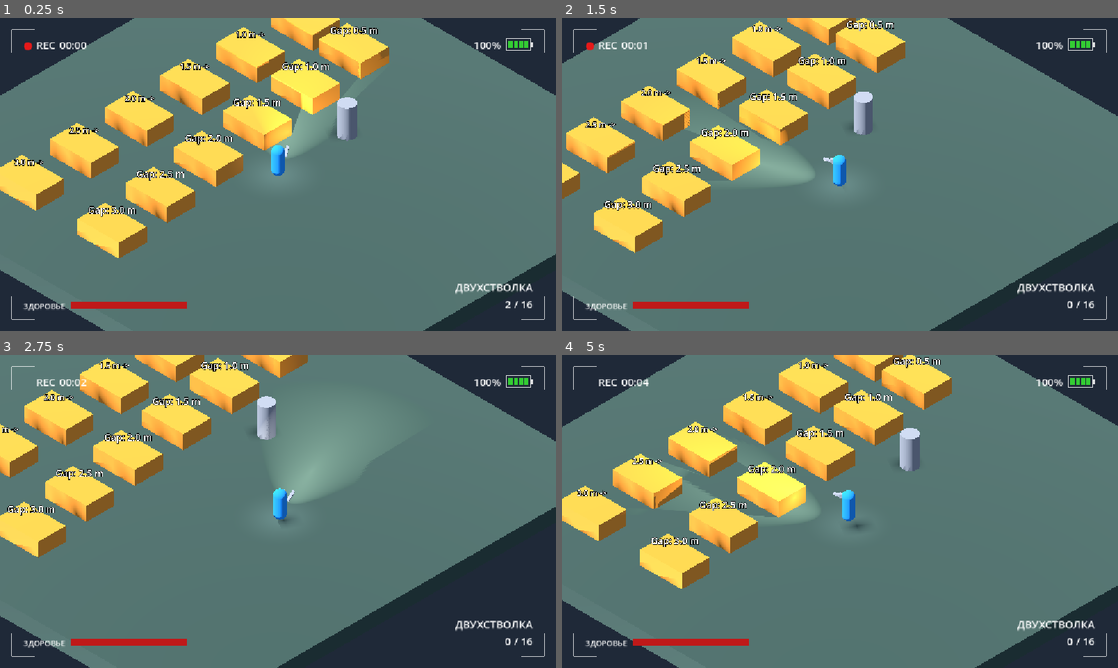
Above: before the commit, frames 1-4 (two rows, left to right).
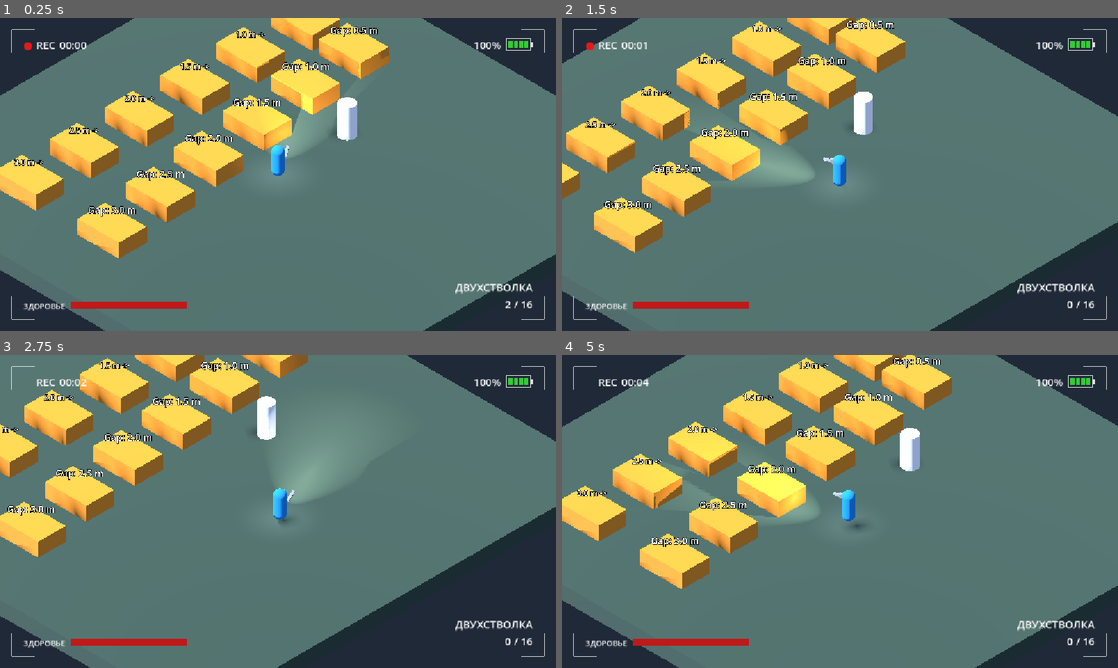
Above: after the commit, the same moments.

Repository: AnckerStudios/the-camera-game
Game: Godot game, scene res://scene/misha_v1.tscn
Two runs of this game, one before a commit and one after it. Both use one fixed random seed, a clock stepped at 60 frames per second and the inputs below.
Inputs (mouse positions are in pixels of both pictures, inside the frame that each line leads up to):
- Up to frame 1 (0.25 s): no input
- Up to frame 2 (1.5 s): move the mouse to (962, 158) at 0.52 s; hold D (move_right) 0.53-1.28 s; hold Right mouse button (alt_fire) 0.53-1.28 s; tap Space (jump) at 0.77 s; move the mouse to (728, 190) at 1.27 s; hold S (move_backward) from 1.28 s (still down); tap Shift (dash) at 1.35 s
- Up to frame 3 (2.75 s): tap Space (jump) at 1.52 s; move the mouse to (333, 442) at 2.02 s; release S (move_backward) at 2.03 s; press the mouse at (333, 442) at 2.03 s; hold D (move_right) from 2.03 s (still down)
- Up to frame 4 (5 s): move the mouse to (812, 574) at 2.77 s; release D (move_right) at 2.78 s; release the mouse at (812, 574) at 2.78 s; hold W (move_forward) 2.78-3.53 s; tap Q (weapon_next) at 2.85 s; tap Space (jump) at 3.02, 3.77, 4.52 s; move the mouse to (1006, 558) at 3.52 s; hold Mouse wheel up (weapon_prev) 3.53-4.28 s; hold A (move_left) from 3.53 s (still down); tap R (reload) at 4.15 s; move the mouse to (673, 464) at 4.27 s; right-click (673, 464) at 4.35 s

The runs differ from the first frame. In frame 1, 1.0% of the frame differs, in the area x 1-65%, y 25-77%; in frame 2, 0.8%; in frame 3, 0.6%; in frame 4, 1.1%, in the area x 0-65%, y 23-75%.
Error after the commit: Parse Error: Unexpected "VCS conflict marker" in class body. (res://gamelogic/weapon/damage_dummy.gd:33)

Commit message:
добавить логику показывания персонажа и врагов через стену

Diff:
--- a/gamelogic/player/camera/isometric_camera.gd
+++ b/gamelogic/player/camera/isometric_camera.gd
@@ -74,6 +74,7 @@
 
 ## Задаёт интенсивность покачивания: 0 — выключено, 1 — полная амплитуда.
 ## Параметры действуют до следующего вызова; пропущенные используют значения аргументов по умолчанию.
+
 func set_sway_amount(amount: float = 1.0, amplitude: float = 0.0, frequency: float = 0.6, smoothing: float = 10.0) -> void:
 	_active_sway_amplitude = maxf(amplitude, 0.0)
 	_active_sway_frequency = maxf(frequency, 0.0)
--- /dev/null
+++ b/gamelogic/player/camera/wall_cutout.gd
@@ -0,0 +1,294 @@
+extends Node
+## Открывает круг вокруг персонажа в непрозрачной статической геометрии уровня.
+## Узлы группы camera_cutout_ignore и их потомки не изменяются.
+
+@export var enabled: bool = true
+## Ширина плавного перехода от отверстия к непрозрачной стене.
+@export_range(0.0, 100.0, 1.0) var edge_softness_pixels: float = 16.0
+@export_range(10.0, 300.0, 1.0) var radius_pixels: float = 0.0
+## Максимальный радиус и расстояние за стеной для его достижения.
+@export_range(10.0, 600.0, 1.0) var max_radius_pixels: float = 80.0
+@export_range(0.01, 20.0, 0.1) var radius_max_distance: float = 3.0
+
+## Скорость плавного изменения радиуса: меньше — медленнее.
+@export_range(0.1, 30.0, 0.1) var radius_smoothing: float = 8.0
+
+@export var focus_height: float = 1.0
+@export_range(0.0, 1.0, 0.01) var depth_margin: float = 0.15
+
+const CUTOUT_SHADER = preload("res://gamelogic/player/camera/wall_cutout.gdshader")
+var _materials: Array[ShaderMaterial] = []
+var _meshes: Array[MeshInstance3D] = []
+const MAX_ENEMY_CUTOUTS := 8
+var _enemy_states: Dictionary = {}
+
+var _current_radii: Dictionary = {}
+var _blocking_distances: Dictionary = {}
+var _blocking_bodies: Array[RID] = []
+@onready var _player: Node3D = get_parent()
+
+func _ready() -> void:
+	get_tree().node_added.connect(_on_node_added)
+	call_deferred("_scan_level")
+
+func _scan_level() -> void:
+	for node in get_tree().current_scene.find_children("*", "MeshInstance3D", true, false):
+		_prepare_mesh(node)
+
+func _on_node_added(node: Node) -> void:
+	if node is MeshInstance3D:
+		_prepare_mesh.call_deferred(node)
+
+## Сохраняет основные настройки стандартных материалов; пользовательские шейдеры не заменяет.
+func _prepare_mesh(node: MeshInstance3D) -> void:
+	if not is_instance_valid(node) or not node.mesh or node.has_meta(&"wall_cutout_ready"):
+		return
+	var ancestor: Node = node
+	var is_static := false
+	while ancestor:
+		if ancestor == _player or ancestor.is_in_group(&"camera_cutout_ignore") or ancestor.has_method("take_damage"):
+			return
+		if ancestor is StaticBody3D:
+			is_static = true
+		ancestor = ancestor.get_parent()
+	if not is_static:
+		return
+	node.set_meta(&"wall_cutout_ready", true)
+	var override_material := node.material_override
+	for surface in node.mesh.get_surface_count():
+		var original := node.get_active_material(surface)
+		if original != null and not original is StandardMaterial3D:
+			continue
+		if original is StandardMaterial3D and original.transparency != BaseMaterial3D.TRANSPARENCY_DISABLED:
+			continue
+		var material := ShaderMaterial.new()
+		material.shader = CUTOUT_SHADER
+		material.set_shader_parameter("edge_softness_pixels", edge_softness_pixels)
+		if original is StandardMaterial3D:
+			material.set_shader_parameter("base_color", original.albedo_color)
+			material.set_shader_parameter("base_roughness", original.roughness)
+			material.set_shader_parameter("base_metallic", original.metallic)
+			material.set_shader_parameter("texture_scale", original.uv1_scale)
+			material.set_shader_parameter("texture_offset", original.uv1_offset)
+			if original.albedo_texture:
+				material.set_shader_parameter("has_texture", true)
+				material.set_shader_parameter("base_texture", original.albedo_texture)
+		if override_material:
+			node.material_override = material
+			_materials.append(material)
+			_meshes.append(node)
+			break
+		node.set_surface_override_material(surface, material)
+		_materials.append(material)
+		_meshes.append(node)
+
+func _process(delta: float) -> void:
+	_update_enemy_materials(delta)
+	var camera := get_viewport().get_camera_3d()
+	if not camera:
+		for material in _materials:
+			material.set_shader_parameter("cutout_enabled", false)
+		return
+	var focus := _player.global_position + Vector3.UP * focus_height
+	var size := get_viewport().get_visible_rect().size
+	var screen_position := camera.unproject_position(focus)
+	var depth := -(camera.global_transform.affine_inverse() * focus).z
+	var visibility_flags: Array[bool] = []
+	for mesh in _meshes:
+		var occluding := false
+		if enabled and not camera.is_position_behind(focus) and is_instance_valid(mesh):
+			occluding = _is_occluding(mesh, camera, depth) and _has_blocking_body(mesh)
+		visibility_flags.append(occluding)
+
+	for index in _materials.size():
+		var material := _materials[index]
+		var desired_radius := _get_radius(_meshes[index]) if visibility_flags[index] else 0.0
+		var previous_radius: float = _current_radii.get(material, 0.0)
+		var current_radius := lerpf(previous_radius, desired_radius,
+			1.0 - exp(-radius_smoothing * delta))
+		if desired_radius == 0.0 and current_radius < 0.1:
+			current_radius = 0.0
+		_current_radii[material] = current_radius
+		material.set_shader_parameter("cutout_enabled", enabled and current_radius > 0.0)
+		material.set_shader_parameter("edge_softness_pixels", edge_softness_pixels)
+		material.set_shader_parameter("target_uv", screen_position / size)
+		material.set_shader_parameter("viewport_size", size)
+		material.set_shader_parameter("radius_pixels", current_radius)
+
+
+## Нелинейный рост по расстоянию: плавный старт и замедление у максимума.
+func _get_radius(mesh: MeshInstance3D) -> float:
+	var distance_behind := 0.0
+	var node: Node = mesh
+	while is_instance_valid(node):
+		if node is CollisionObject3D and _blocking_distances.has(node.get_rid()):
+			distance_behind = _blocking_distances[node.get_rid()]
+			break
+		node = node.get_parent()
+	var progress := smoothstep(0.0, maxf(radius_max_distance, 0.01), distance_behind)
+	return lerpf(radius_pixels, maxf(radius_pixels, max_radius_pixels), progress)
+
+## Решение принимается для всего меша, чтобы задние поверхности не закрывали отверстие.
+func _is_occluding(mesh: MeshInstance3D, camera: Camera3D, focus_depth: float) -> bool:
+	var bounds := mesh.get_aabb()
+	var nearest_depth := INF
+	var highest_y := -INF
+	var view := camera.global_transform.affine_inverse()
+	for corner in 8:
+		var world_corner := mesh.global_transform * bounds.get_endpoint(corner)
+		nearest_depth = minf(nearest_depth, -(view * world_corner).z)
+		highest_y = maxf(highest_y, world_corner.y)
+	# Основной пол не является препятствием, закрывающим тело персонажа.
+	return nearest_depth < focus_depth - depth_margin and highest_y > _player.global_position.y + 0.2
+
+
+## Луч строится через экранную точку персонажа — это важно для ортографической камеры.
+func _physics_process(_delta: float) -> void:
+	_update_enemy_rays()
+	_blocking_bodies.clear()
+	_blocking_distances.clear()
+	var camera := get_viewport().get_camera_3d()
+	if not enabled or not camera:
+		return
+	var focus := _player.global_position + Vector3.UP * focus_height
+	if camera.is_position_behind(focus):
+		return
+	var screen_position := camera.unproject_position(focus)
+	var origin := camera.project_ray_origin(screen_position)
+	var direction := camera.project_ray_normal(screen_position)
+	var endpoint := focus - direction * depth_margin
+	if (endpoint - origin).dot(direction) <= 0.0:
+		return
+	var excluded: Array[RID] = []
+	if _player is CollisionObject3D:
+		excluded.append(_player.get_rid())
+	var space := _player.get_world_3d().direct_space_state
+	# Проверяем все перекрывающие стены, включая стоящие друг за другом.
+	for iteration in 32:
+		var query := PhysicsRayQueryParameters3D.create(origin, endpoint, 0xFFFFFFFF, excluded)
+		query.hit_from_inside = true
+		var hit := space.intersect_ray(query)
+		if hit.is_empty():
+			break
+		var body: RID = hit.rid
+		excluded.append(body)
+		_blocking_bodies.append(body)
+		# Глубина персонажа за точкой пересечения стены вдоль луча камеры.
+		var hit_position: Vector3 = hit.position
+		_blocking_distances[body] = maxf((focus - hit_position).dot(direction), 0.0)
+
+
+## Вырезаем только меши тел, реально пересекающих линию взгляда к персонажу.
+func _has_blocking_body(mesh: MeshInstance3D) -> bool:
+	var node: Node = mesh
+	while node:
+		if node is CollisionObject3D and _blocking_bodies.has(node.get_rid()):
+			return true
+		node = node.get_parent()
+	return false
+
+
+## Собирает только врагов, доступных взгляду; цели вне конуса плавно закрываются.
+func _update_enemy_rays() -> void:
+	for state in _enemy_states.values():
+		state.bodies = {}
+	var camera := get_viewport().get_camera_3d()
+	if not enabled or not camera:
+		return
+	var cones := get_tree().get_nodes_in_group(&"visibility_cones")
+	var enemies := get_tree().get_nodes_in_group(&"monster")
+	for dummy in get_tree().get_nodes_in_group(&"cutout_targets"):
+		if not enemies.has(dummy):
+			enemies.append(dummy)
+	for enemy in enemies:
+		if not enemy is Node3D or not enemy.is_visible_in_tree():
+			continue
+		var in_cone := false
+		for cone in cones:
+			if cone.contains_world_point(enemy.global_position):
+				in_cone = true
+				break
+		if not in_cone:
+			continue
+		var id: int = enemy.get_instance_id()
+		if not _enemy_states.has(id):
+			if _enemy_states.size() >= MAX_ENEMY_CUTOUTS:
+				continue
+			_enemy_states[id] = {"focus": Vector3.ZERO, "bodies": {}, "radii": {}}
+		var state: Dictionary = _enemy_states[id]
+		state.focus = enemy.global_position + Vector3.UP * focus_height
+		if camera.is_position_behind(state.focus):
+			continue
+		var origin := camera.project_ray_origin(camera.unproject_position(state.focus))
+		var direction := camera.project_ray_normal(camera.unproject_position(state.focus))
+		var endpoint: Vector3 = state.focus - direction * depth_margin
+		if (endpoint - origin).dot(direction) <= 0.0:
+			continue
+		var excluded: Array[RID] = []
+		if _player is CollisionObject3D:
+			excluded.append(_player.get_rid())
+		if enemy is CollisionObject3D:
+			excluded.append(enemy.get_rid())
+		var space := _player.get_world_3d().direct_space_state
+		for attempt in 32:
+			var query := PhysicsRayQueryParameters3D.create(origin, endpoint, 0xFFFFFFFF, excluded)
+			query.hit_from_inside = true
+			var hit := space.intersect_ray(query)
+			if hit.is_empty():
+				break
+			excluded.append(hit.rid)
+			var body: Node = hit.collider
+			if not body is StaticBody3D or body.has_method("take_damage"):
+				continue
+			var hit_position: Vector3 = hit.position
+			state.bodies[hit.rid] = maxf((state.focus - hit_position).dot(direction), 0.0)
+
+
+## На каждом материале хранится до восьми отверстий; их края объединяются в шейдере.
+func _update_enemy_materials(delta: float) -> void:
+	var camera := get_viewport().get_camera_3d()
+	if not camera:
+		for material in _materials:
+			material.set_shader_parameter("enemy_cutout_count", 0)
+		return
+	var size := get_viewport().get_visible_rect().size
+	var keys := _enemy_states.keys()
+	for index in _materials.size():
+		var material := _materials[index]
+		var mesh := _meshes[index]
+		var circles := PackedVector4Array()
+		circles.resize(MAX_ENEMY_CUTOUTS)
+		for slot in keys.size():
+			var state: Dictionary = _enemy_states[keys[slot]]
+			var focus: Vector3 = state.focus
+			var desired := 0.0
+			if enabled and is_instance_valid(mesh) and not camera.is_position_behind(focus):
+				var ancestor: Node = mesh
+				while ancestor:
+					if ancestor is CollisionObject3D and state.bodies.has(ancestor.get_rid()):
+						var distance_behind: float = state.bodies[ancestor.get_rid()]
+						var progress := smoothstep(0.0, maxf(radius_max_distance, 0.01), distance_behind)
+						desired = lerpf(radius_pixels, maxf(radius_pixels, max_radius_pixels), progress)
+						break
+					ancestor = ancestor.get_parent()
+			var previous: float = state.radii.get(material, 0.0)
+			var radius := lerpf(previous, desired, 1.0 - exp(-radius_smoothing * delta))
+			if desired == 0.0 and radius < 0.1:
+				radius = 0.0
+			state.radii[material] = radius
+			var uv := camera.unproject_position(focus) / size
+			circles[slot] = Vector4(uv.x, uv.y, radius, 0.0)
+		material.set_shader_parameter("enemy_cutouts", circles)
+		material.set_shader_parameter("enemy_cutout_count", keys.size())
+	# Освобождаем слоты исчезнувших из взгляда и уничтоженных врагов после затухания.
+	for id in keys:
+		var state: Dictionary = _enemy_states[id]
+		if not state.bodies.is_empty():
+			continue
+		var fading := false
+		for radius in state.radii.values():
+			if radius > 0.0:
+				fading = true
+				break
+		if not fading:
+			_enemy_states.erase(id)
--- /dev/null
+++ b/gamelogic/player/camera/wall_cutout.gdshader
@@ -0,0 +1,59 @@
+shader_type spatial;
+render_mode cull_back;
+
+uniform vec4 base_color : source_color = vec4(1.0);
+uniform sampler2D base_texture : source_color, filter_linear_mipmap, repeat_enable;
+uniform bool has_texture = false;
+uniform float base_roughness = 1.0;
+uniform float base_metallic = 0.0;
+uniform vec3 texture_scale = vec3(1.0);
+uniform vec3 texture_offset = vec3(0.0);
+uniform vec2 target_uv = vec2(-10.0);
+uniform vec2 viewport_size = vec2(1.0);
+
+uniform float radius_pixels = 90.0;
+// Ширина мягкого края внутри круга в экранных пикселях.
+uniform float edge_softness_pixels : hint_range(0.0, 100.0) = 50.0;
+
+uniform bool cutout_enabled = false;
+uniform int enemy_cutout_count = 0;
+uniform vec4 enemy_cutouts[8];
+
+void fragment() {
+	// У выбранного препятствия удаляются все поверхности внутри круга.
+	float distance_pixels = length((SCREEN_UV - target_uv) * viewport_size);
+	float visibility = 1.0;
+	if (cutout_enabled && radius_pixels > 0.0) {
+		float softness = min(edge_softness_pixels, radius_pixels);
+		if (softness > 0.001) {
+			visibility = smoothstep(radius_pixels - softness, radius_pixels, distance_pixels);
+		} else {
+			visibility = step(radius_pixels, distance_pixels);
+		}
+	}
+	// Несколько отверстий объединяются, сохраняя одинаковый мягкий край.
+	for (int i = 0; i < enemy_cutout_count; i++) {
+		float radius = enemy_cutouts[i].z;
+		if (radius <= 0.0) { continue; }
+		float distance_to_enemy = length((SCREEN_UV - enemy_cutouts[i].xy) * viewport_size);
+		float softness = min(edge_softness_pixels, radius);
+		float enemy_visibility = softness > 0.001
+			? smoothstep(radius - softness, radius, distance_to_enemy)
+			: step(radius, distance_to_enemy);
+		visibility = min(visibility, enemy_visibility);
+	}
+	vec4 color = base_color;
+	if (has_texture) {
+		color *= texture(base_texture, UV * texture_scale.xy + texture_offset.xy);
+	}
+	ALBEDO = color.rgb;
+	// Одинаковый экранный порог для всех поверхностей не накапливает прозрачность слоёв.
+	// Материал остаётся непрозрачным и корректно участвует в проверке глубины.
+	vec2 pixel = floor(SCREEN_UV * viewport_size);
+	float threshold = fract(52.9829189 * fract(dot(pixel, vec2(0.06711056, 0.00583715))));
+	if (visibility <= threshold) {
+		discard;
+	}
+	ROUGHNESS = base_roughness;
+	METALLIC = base_metallic;
+}
--- a/gamelogic/player/player.tscn
+++ b/gamelogic/player/player.tscn
@@ -7,6 +7,8 @@
 [ext_resource type="PackedScene" uid="uid://cf044qdp2v615" path="res://gamelogic/weapon/weapon_double_shotgun.tscn" id="5_shotgun"]
 [ext_resource type="PackedScene" path="res://gamelogic/weapon/weapon_revolver.tscn" id="6_revolver"]
 [ext_resource type="PackedScene" uid="uid://cquasyawaifv" path="res://gamelogic/player/cone/view_cone.tscn" id="7_cone"]
+
+[ext_resource type="Script" path="res://gamelogic/player/camera/wall_cutout.gd" id="20_cutout"]
 
 [sub_resource type="CapsuleShape3D" id="Shape"]
 radius = 0.35
@@ -56,3 +58,6 @@
 [node name="MouseTracker" type="Node" parent="." unique_id=2016091666 node_paths=PackedStringArray("target")]
 script = ExtResource("3")
 target = NodePath("..")
+
+[node name="WallCutout" type="Node" parent="."]
+script = ExtResource("20_cutout")
--- a/gamelogic/weapon/damage_dummy.gd
+++ b/gamelogic/weapon/damage_dummy.gd
@@ -15,3 +15,19 @@
 ## Видимость не отключает коллизию и возможность получать урон.
 func _ready() -> void:
 	add_child(ConeVisibility.new())
+	add_to_group(&"cutout_targets")
+	_update_cone_visibility()
+
+func _process(_delta: float) -> void:
+	_update_cone_visibility()
+
+func _update_cone_visibility() -> void:
+	var cones := get_tree().get_nodes_in_group(&"visibility_cones")
+	# Сцены без конуса сохраняют обычное отображение мишени.
+	var inside := cones.is_empty()
+	for cone in cones:
+		if cone.contains_world_point(global_position):
+			inside = true
+			break
+	visible = inside
+>>>>>>> 3abc5c9 (добавить логику показывания персонажа и врагов через стену)
--- a/scene/artem/misha_v2_doma.tscn
+++ b/scene/artem/misha_v2_doma.tscn
@@ -23,13 +23,13 @@
 polygons = [PackedInt32Array(1, 0, 2), PackedInt32Array(2, 0, 3), PackedInt32Array(6, 5, 4), PackedInt32Array(8, 7, 9), …(3114 unchanged characters)…
 
 [sub_resource type="BoxShape3D" id="TestPlatformShape"]
-size = Vector3(3, 1, 2)
+size = Vector3(3, 5, 2)
 
 [sub_resource type="StandardMaterial3D" id="TestPlatformMaterial"]
 albedo_color = Color(0.9, 0.55, 0.18, 1)
 
 [sub_resource type="BoxMesh" id="TestPlatformMesh"]
-size = Vector3(3, 1, 2)
+size = Vector3(3, 5, 2)
 
 [sub_resource type="BoxShape3D" id="FloorShape"]
 size = Vector3(30, 1, 30)
--- a/scene/dima/misha_v1_doma.tscn
+++ b/scene/dima/misha_v1_doma.tscn
@@ -41,7 +41,7 @@
 [sub_resource type="BoxMesh" id="FloorMesh"]
 size = Vector3(30, 1, 30)
 
-[node name="MishaV1" type="Node3D" unique_id=1632283159]
+[node name="MishaV2" type="Node3D" unique_id=1632283159]
 script = ExtResource("1_6f04y")
 
 [node name="WorldEnvironment" type="WorldEnvironment" parent="." unique_id=2136058302]
Not shown, added: gamelogic/player/camera/wall_cutout.gd.uid
Not shown, added: gamelogic/player/camera/wall_cutout.gdshader.uid
Not shown: 1 places in scene/dima/misha_v1_doma.tscn that only renumber resources
Not shown: 1 places in scene/weapon_test.tscn that only renumber resources
